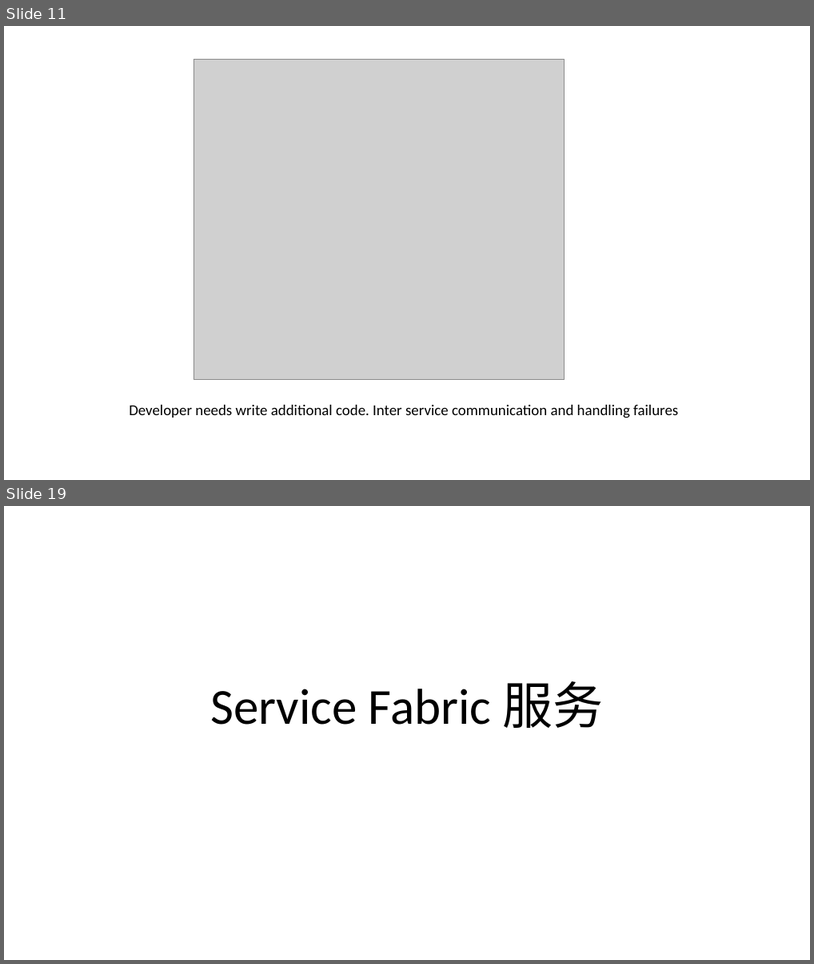
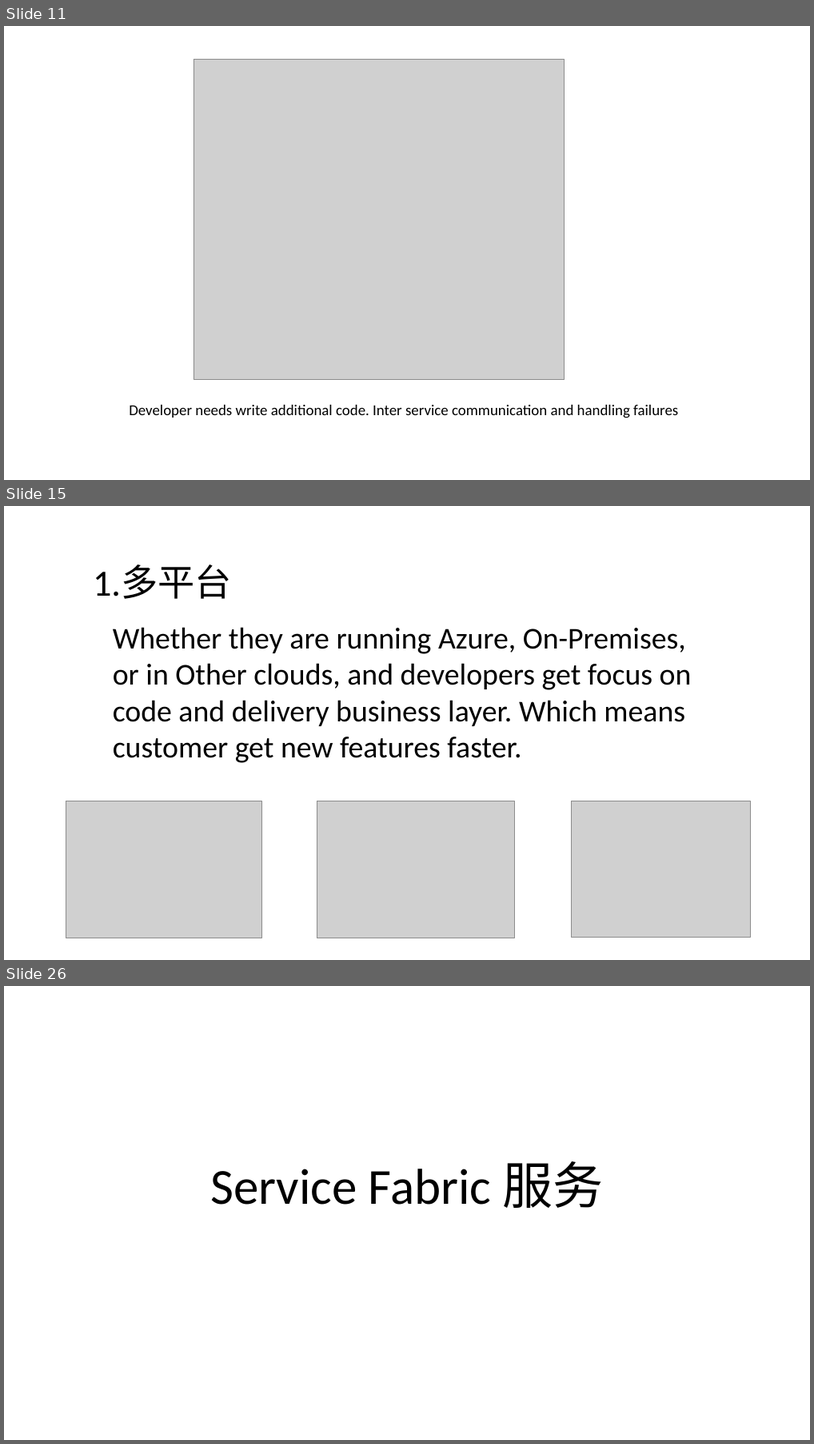
Before and after one commit to FredJiangFei/MyDocuments, a slide deck: 工作/Service Fabric/Service Fabric.pptx. Shown one above the other, each under a label of ours: slides 11 and 19 before the commit, slides 11, 15 and 26 after it; the slides between them are not shown. The pictures are 814x964 and 814x1444 pixels, drawn with LibreOffice and Linux fonts; fonts in the diff are those of the drawing; grey boxes stand for pictures. Boxes give left, top, right and bottom in pixels: in the first picture for what was removed or moved away, otherwise in the second. Text is boxed around its words. In the diff, an @@ line names an element or a change of style, - is before the commit and + after.

```diff
--- a/工作/Service Fabric/Service Fabric.pptx
+++ b/工作/Service Fabric/Service Fabric.pptx
@@ slide 15 added at (x1=4, y1=506, x2=810, y2=960), background #FFFFFF @@
@@ text added at (x1=93, y1=564, x2=232, y2=599), 44 pt, text #000000 @@
+1.多平台
@@ text added at (x1=113, y1=627, x2=692, y2=763), 36 pt, text #000000 @@
+Whether they are running Azure, On-Premises, or in Other clouds, and developers get focus on code and delivery business layer. Which means customer get new features faster.
@@ picture added at (x1=66, y1=800, x2=262, y2=937) @@
@@ picture added at (x1=317, y1=800, x2=514, y2=937) @@
@@ picture added at (x1=571, y1=800, x2=750, y2=937) @@
@@ what was slide 19 is now slide 26 @@
```
Also in this commit, not shown: 5 slides changed, 9 other slides added, 4 slides removed, 1 other file.
